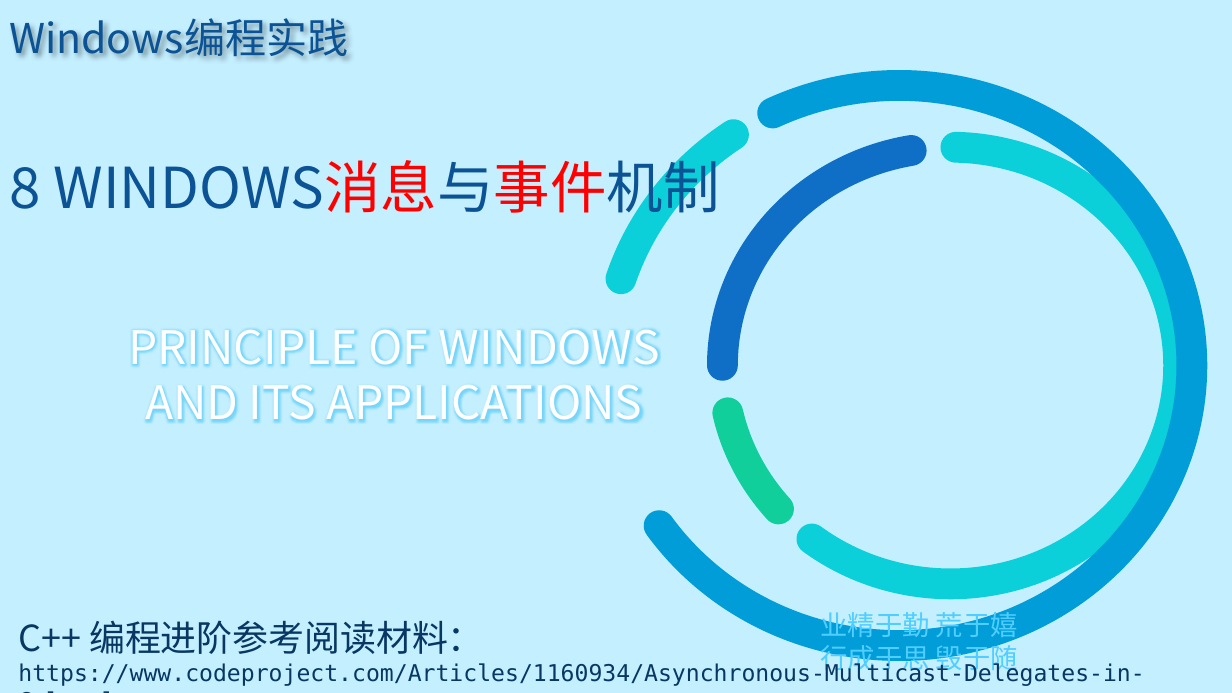
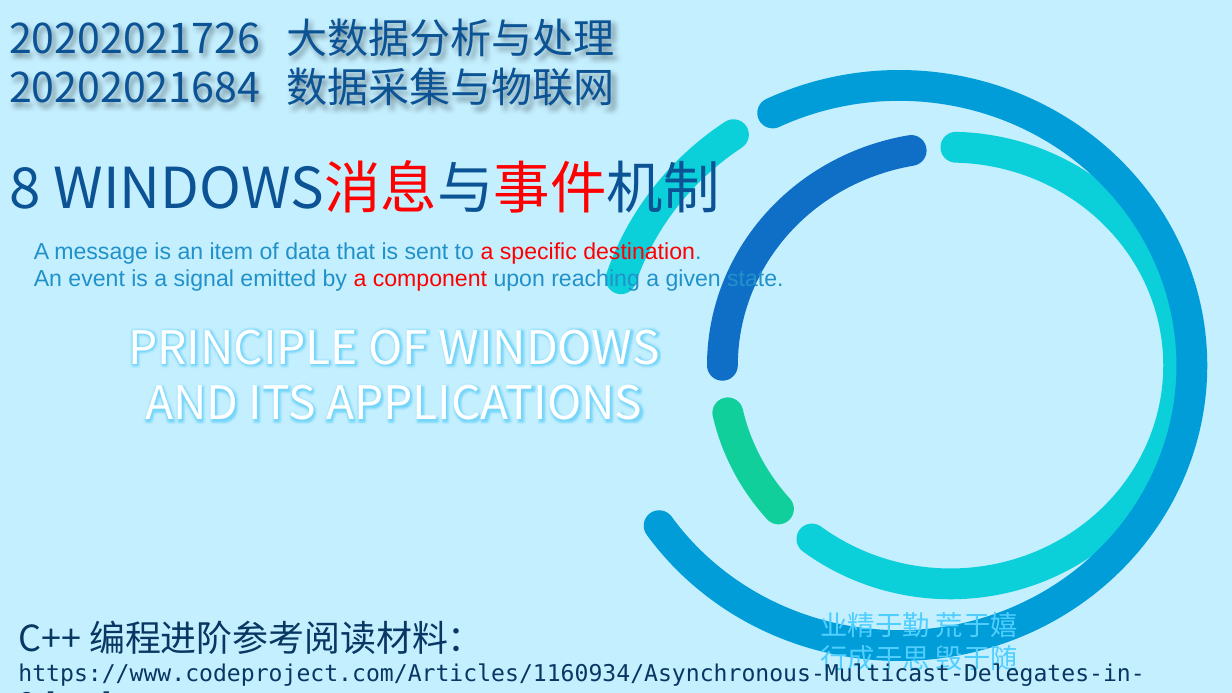
Before and after one commit to principleWindows/win-principle-2020, a slide deck: slide 2 of slides/instruction/principleWindows_8.pptx. Drawn at 1232x693 pixels with LibreOffice and Linux fonts; fonts in the diff are those of the drawing; background and template pictures are left out. Boxes give left, top, right and bottom in pixels: in the first picture for what was removed or moved away, otherwise in the second. Text is boxed around its words. In the diff, an @@ line names an element or a change of style, - is before the commit and + after.

Commit message:
grades and slide

```diff
--- a/slides/instruction/principleWindows_8.pptx
+++ b/slides/instruction/principleWindows_8.pptx
@@ title at (9, 18, 615, 106): text changed @@
-Windows编程实践
+20202021726 大数据分析与处理
+20202021684 数据采集与物联网
@@ text added at (34, 240, 783, 292), 18 pt, text #2191C9 @@
+A message is an item of data that is sent to a specific destination.
+An event is a signal emitted by a component upon reaching a given state.
```
Also in this commit, not shown: 4 other files.
